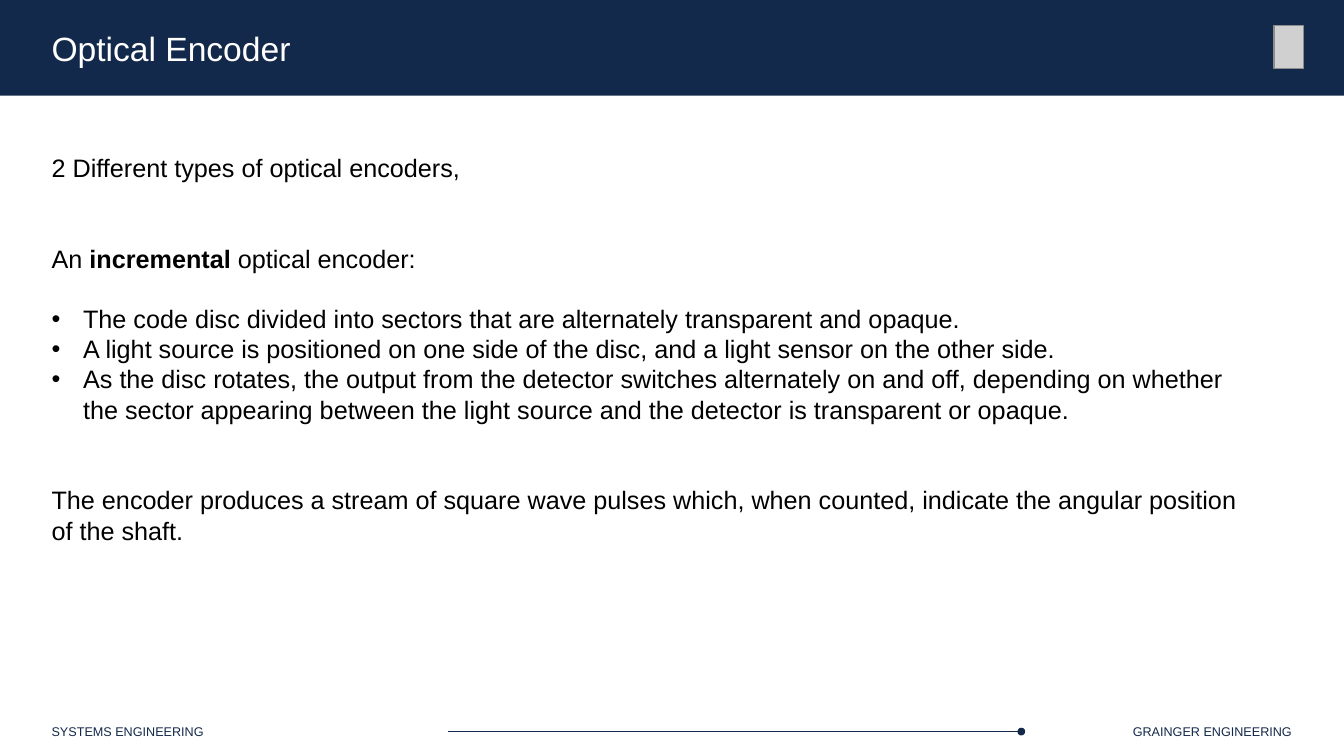
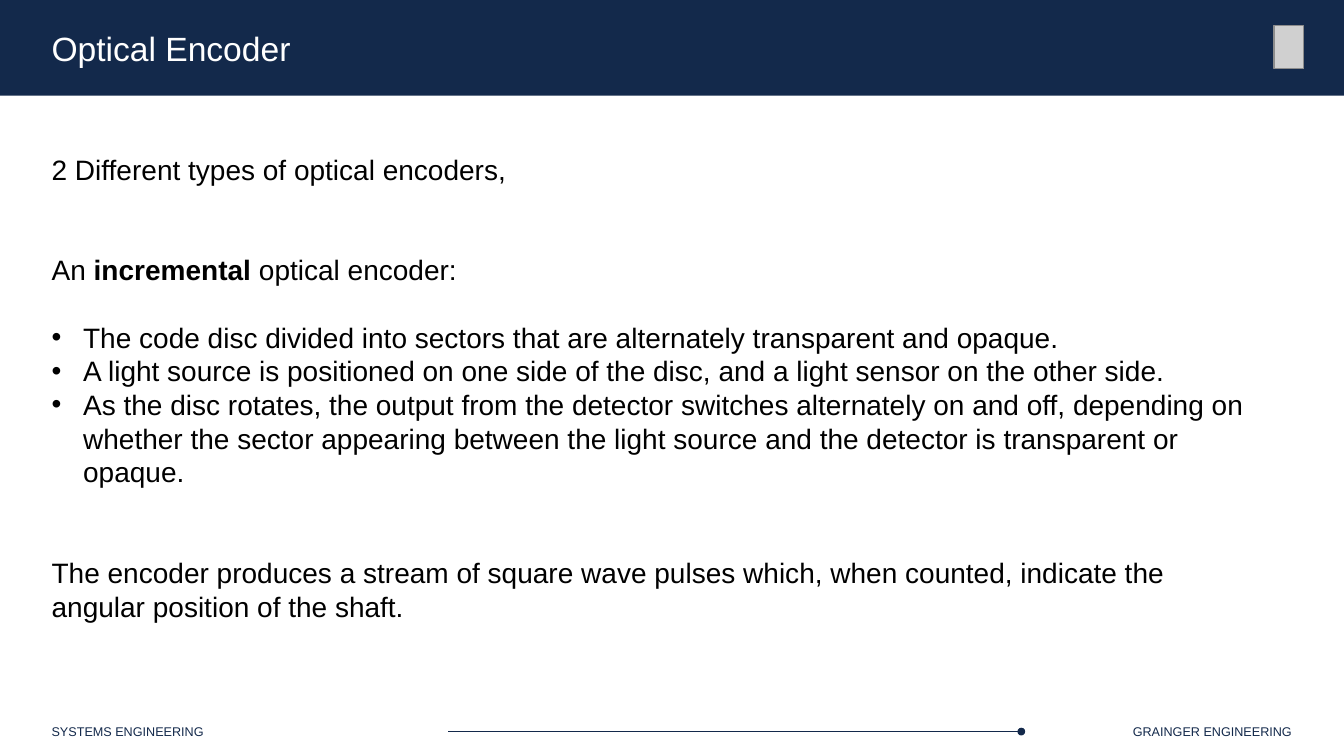
Before and after one commit to Marius-Juston/SE-423---Class-Material, a slide deck: slide 7 of Lectures/Slides/L6.pptx. Drawn at 1344x756 pixels with LibreOffice and Linux fonts; fonts in the diff are those of the drawing; grey boxes stand for pictures. Boxes give left, top, right and bottom in pixels: in the first picture for what was removed or moved away, otherwise in the second. Text is boxed around its words. In the diff, an @@ line names an element or a change of style, - is before the commit and + after.

Commit message:
updated encoder slides

```diff
--- a/Lectures/Slides/L6.pptx
+++ b/Lectures/Slides/L6.pptx
@@ text "2 Different types of optical ..." at (52,159,1243,622): size 18 to 20 pt @@
```
Also in this commit, not shown: 4 other slides changed, 18 slides added.
